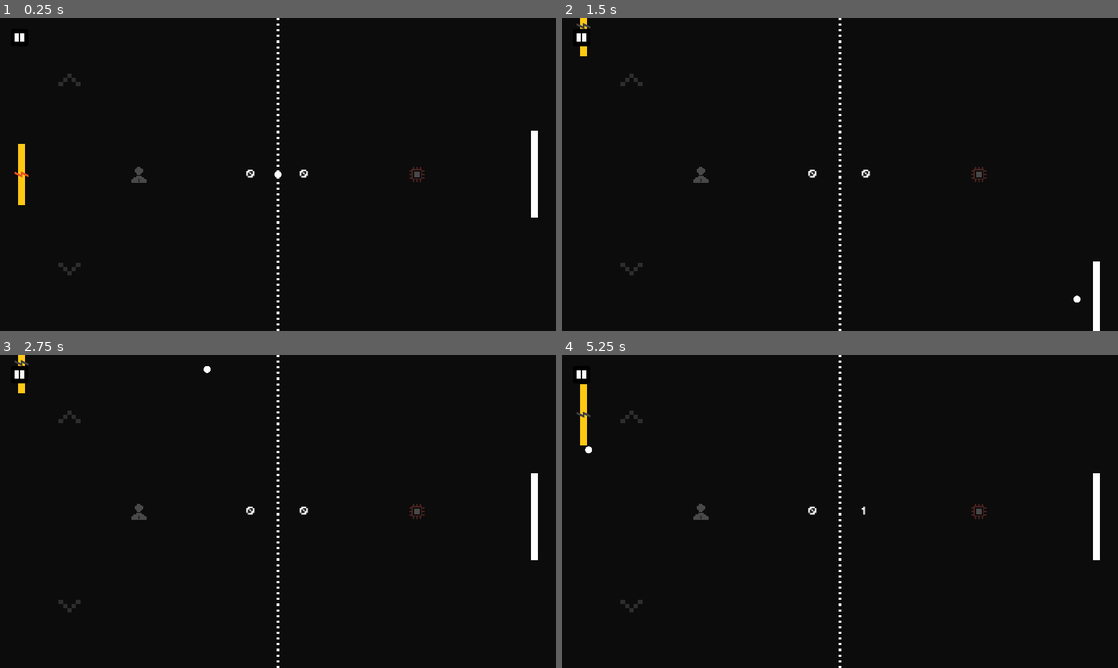
Above: before the commit, frames 1-4 (two rows, left to right).
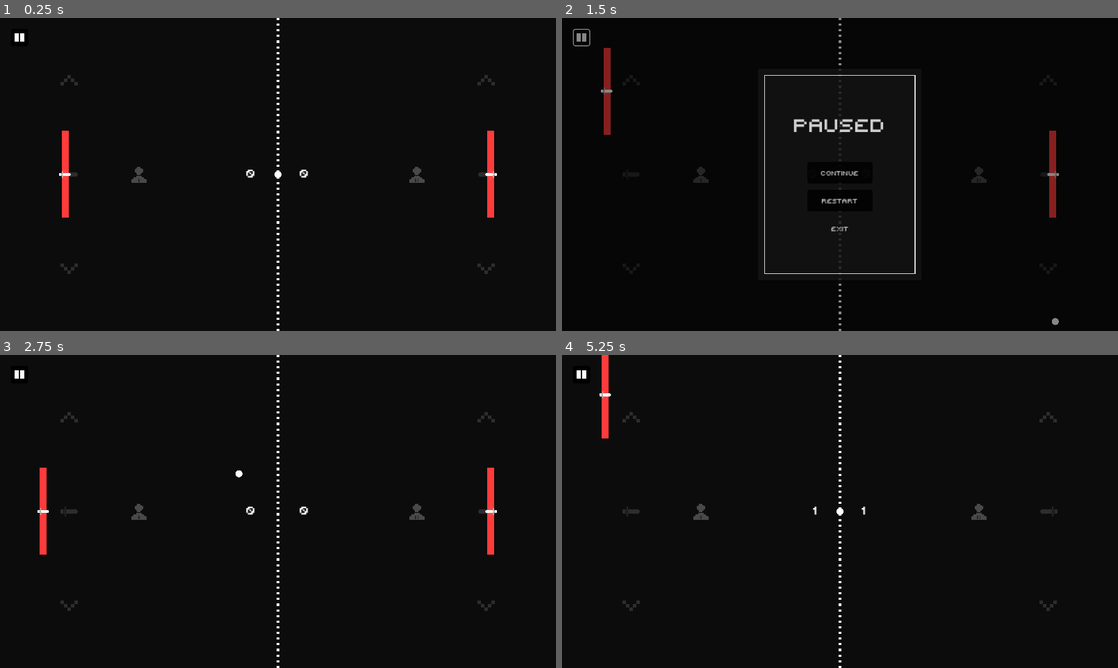
Above: after the commit, the same moments.

Repository: IamFastre/super-pong
Game: Godot game, scene res://scenes/levels/super_game.tscn
Same seed, same stepped clock (60 frames per second), same inputs: the game is played once before the commit and once after it. This scene is started directly instead of the project's main scene.
Inputs (mouse positions are in pixels of both pictures, inside the frame that each line leads up to):
- Up to frame 1 (0.25 s): no input
- Up to frame 2 (1.5 s): tap Enter at 0.5 s; hold W (p1_up) 0.53-1.25 s; hold Space (p1_ability) 0.53-1.25 s; click (584, 36) at 1.25 s
- Up to frame 3 (2.75 s): click (278, 536) at 2 s, where only the run after the commit has a clickable "Restart"
- Up to frame 4 (5.25 s): hold S (p1_down) 2.78-3.53 s; tap Shift (p1_sprint) at 2.85 s; hold Ctrl (p2_ability) 3.53-4.28 s; hold W (p1_up) 3.53-5.03 s; tap Down (p2_down) at 4.35 s; hold S (p1_down) from 5.03 s (still down); tap Up (p2_up) at 5.1 s

The runs differ from the first frame. In frame 1, 1.6% of the frame differs, in the area x 2-97%, y 17-83%; in frame 2, 2.6%, in the area x 1-97%, y 0-100%; in frame 3, 1.5%; in frame 4, 1.3%.

Commit message:
touch ability button icon

Diff:
--- a/scenes/levels/super_game.tscn
+++ b/scenes/levels/super_game.tscn
@@ -3,12 +3,12 @@
 [ext_resource type="FontFile" uid="uid://b5sue0dl0b1fx" path="res://assets/fonts/PIXY.ttf" id="1_l7dku"]
 [ext_resource type="Script" path="res://scenes/levels/scripts/super_game.gd" id="1_s71rq"]
 [ext_resource type="Texture2D" uid="uid://myh5fbkadyuv" path="res://assets/icons/human.png" id="2_287pu"]
-[ext_resource type="Resource" uid="uid://bh6pjt4b1kjr2" path="res://resources/player_info/cpu_hard.tres" id="2_fc74v"]
 [ext_resource type="Resource" uid="uid://dqeana3x1moju" path="res://resources/player_info/human_p1.tres" id="2_wa8xp"]
+[ext_resource type="Resource" uid="uid://dco0lfefh4by6" path="res://resources/player_info/human_p2.tres" id="3_5mb83"]
 [ext_resource type="Texture2D" uid="uid://c4ttu450ldlbl" path="res://assets/icons/cpu.png" id="3_yupyo"]
 [ext_resource type="PackedScene" uid="uid://lpkcoh61r2ge" path="res://scenes/goal.tscn" id="4_a45hc"]
-[ext_resource type="PackedScene" uid="uid://5i38r16ygifq" path="res://scenes/paddles/speedy_paddle.tscn" id="5_cfg58"]
 [ext_resource type="PackedScene" uid="uid://dvb1h8bxlrwhn" path="res://scenes/wall.tscn" id="5_lcdnq"]
+[ext_resource type="PackedScene" uid="uid://d1nv57ljdxd67" path="res://scenes/paddles/strike_paddle.tscn" id="5_revpd"]
 [ext_resource type="Texture2D" uid="uid://cydgbs0cjm5ip" path="res://assets/sprites/net.png" id="6_liov1"]
 [ext_resource type="PackedScene" uid="uid://dkxh6emd3snvb" path="res://scenes/touch_overlay.tscn" id="11_lbd37"]
 
@@ -18,11 +18,12 @@
 left_goal = NodePath("GoalLeft")
 left_label = NodePath("Background/ScoreLeft")
 left_icon = NodePath("Background/IconLeft")
-right_info = ExtResource("2_fc74v")
+right_info = ExtResource("3_5mb83")
 right_goal = NodePath("GoalRight")
 right_label = NodePath("Background/ScoreRight")
 right_icon = NodePath("Background/IconRight")
-paddle_left_scene = ExtResource("5_cfg58")
+paddle_left_scene = ExtResource("5_revpd")
+paddle_right_scene = ExtResource("5_revpd")
 
 [node name="Background" type="Control" parent="."]
 layout_mode = 3
--- a/scenes/scripts/touch_overlay.gd
+++ b/scenes/scripts/touch_overlay.gd
@@ -7,16 +7,19 @@
 @export var left_up:TouchScreenButton
 @export var left_ability:TouchScreenButton
 @export var left_down:TouchScreenButton
+@export var left_ability_icon:TextureRect
 
 @export_group("Right", "right_")
 @export var right_parent:Node2D
 @export var right_up:TouchScreenButton
 @export var right_ability:TouchScreenButton
 @export var right_down:TouchScreenButton
+@export var right_ability_icon:TextureRect
 
 @onready var pause_button:Button = $PauseButton
 
 func _ready() -> void:
+	await game.ready
 	visible = Utilities.has_touch_screen
 	pause_button.pressed.connect(game.pause)
 
@@ -24,6 +27,9 @@
 		left_up.action      = "p%s_up" % game.left_info.mode
 		left_ability.action = "p%s_ability" % game.left_info.mode
 		left_down.action    = "p%s_down" % game.left_info.mode
+		var icon := game.left_paddle.get_node("Icon") as TextureRect
+		if icon: left_ability_icon.texture = icon.texture
+
 	else:
 		left_parent.visible = false
 
@@ -31,5 +37,7 @@
 		right_up.action      = "p%s_up" % game.right_info.mode
 		right_ability.action = "p%s_ability" % game.right_info.mode
 		right_down.action    = "p%s_down" % game.right_info.mode
+		var icon := game.right_paddle.get_node("Icon") as TextureRect
+		if icon: right_ability_icon.texture = icon.texture
 	else:
 		right_parent.visible = false
--- a/scenes/touch_overlay.tscn
+++ b/scenes/touch_overlay.tscn
@@ -14,7 +14,7 @@
 [sub_resource type="RectangleShape2D" id="RectangleShape2D_8pddn"]
 size = Vector2(320, 285)
 
-[node name="TouchOverlay" type="Control" node_paths=PackedStringArray("left_parent", "left_up", "left_ability", "left_down", "right_parent", "right_up", "right_ability", "right_down")]
+[node name="TouchOverlay" type="Control" node_paths=PackedStringArray("left_parent", "left_up", "left_ability", "left_down", "left_ability_icon", "right_parent", "right_up", "right_ability", "right_down", "right_ability_icon")]
 z_index = 1
 layout_mode = 3
 anchors_preset = 0
@@ -26,10 +26,12 @@
 left_up = NodePath("PlayerLeft/Up")
 left_ability = NodePath("PlayerLeft/Ability")
 left_down = NodePath("PlayerLeft/Down")
+left_ability_icon = NodePath("PlayerLeft/Ability/Icon")
 right_parent = NodePath("PlayerRight")
 right_up = NodePath("PlayerRight/Up")
 right_ability = NodePath("PlayerRight/Ability")
 right_down = NodePath("PlayerRight/Down")
+right_ability_icon = NodePath("PlayerRight/Ability/Icon")
 
 [node name="PauseButton" type="Button" parent="."]
 texture_filter = 1
@@ -58,12 +60,23 @@
 [node name="Icon" type="Sprite2D" parent="PlayerLeft/Up"]
 modulate = Color(1, 1, 1, 0.137255)
 texture_filter = 1
-scale = Vector2(5, 5)
+scale = Vector2(4, 4)
 texture = ExtResource("4_q2lri")
 flip_v = true
 
 [node name="Ability" type="TouchScreenButton" parent="PlayerLeft"]
 shape = SubResource("RectangleShape2D_ony81")
+
+[node name="Icon" type="TextureRect" parent="PlayerLeft/Ability"]
+modulate = Color(1, 1, 1, 0.137255)
+offset_left = -30.0
+offset_top = -30.0
+offset_right = 30.0
+offset_bottom = 30.0
+rotation = 1.5708
+pivot_offset = Vector2(30, 30)
+expand_mode = 1
+stretch_mode = 5
 
 [node name="Down" type="TouchScreenButton" parent="PlayerLeft"]
 position = Vector2(0, 217.5)
@@ -73,7 +86,7 @@
 [node name="Icon" type="Sprite2D" parent="PlayerLeft/Down"]
 modulate = Color(1, 1, 1, 0.137255)
 texture_filter = 1
-scale = Vector2(5, 5)
+scale = Vector2(4, 4)
 texture = ExtResource("4_q2lri")
 
 [node name="PlayerRight" type="Node2D" parent="."]
@@ -87,12 +100,24 @@
 [node name="Icon" type="Sprite2D" parent="PlayerRight/Up"]
 modulate = Color(1, 1, 1, 0.137255)
 texture_filter = 1
-scale = Vector2(5, 5)
+scale = Vector2(4, 4)
 texture = ExtResource("4_q2lri")
 flip_v = true
 
 [node name="Ability" type="TouchScreenButton" parent="PlayerRight"]
 shape = SubResource("RectangleShape2D_ony81")
+
+[node name="Icon" type="TextureRect" parent="PlayerRight/Ability"]
+modulate = Color(1, 1, 1, 0.137255)
+offset_left = -30.0
+offset_top = -30.0
+offset_right = 30.0
+offset_bottom = 30.0
+rotation = 1.5708
+scale = Vector2(1, -1)
+pivot_offset = Vector2(30, 30)
+expand_mode = 1
+stretch_mode = 5
 
 [node name="Down" type="TouchScreenButton" parent="PlayerRight"]
 position = Vector2(0, 217.5)
@@ -102,5 +127,5 @@
 [node name="Icon" type="Sprite2D" parent="PlayerRight/Down"]
 modulate = Color(1, 1, 1, 0.137255)
 texture_filter = 1
-scale = Vector2(5, 5)
+scale = Vector2(4, 4)
 texture = ExtResource("4_q2lri")
